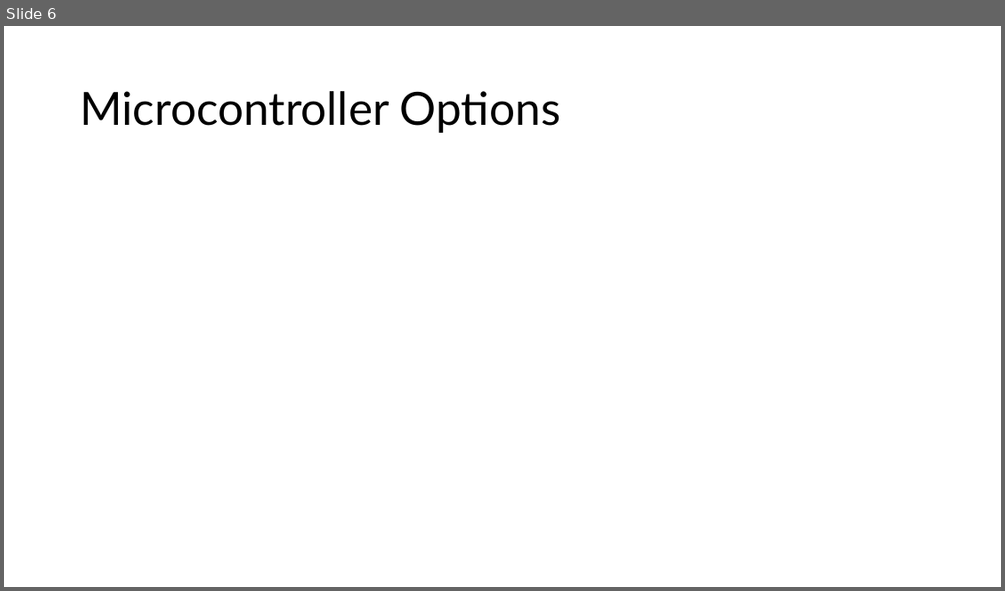
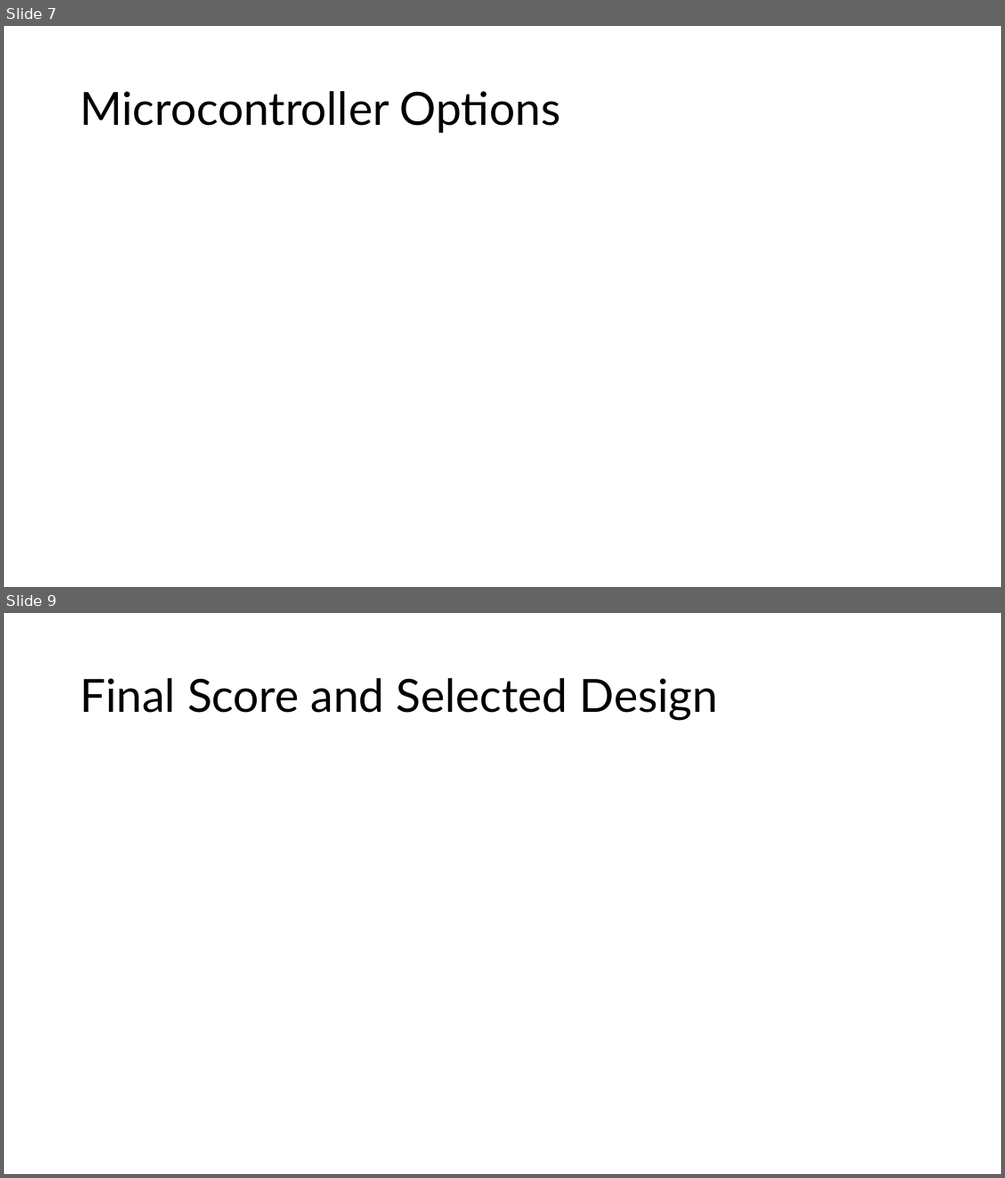
Before and after one commit to Tannyr-Singleterry/ECE590_SeniorDesign, a slide deck: Documents/CDR/CDR_Presentation.pptx. Shown one above the other, each under a label of ours: slide 6 before the commit, slides 7 and 9 after it; the slides between them are not shown. The pictures are 1005x591 and 1005x1178 pixels, drawn with LibreOffice and Linux fonts; fonts in the diff are those of the drawing. Boxes give left, top, right and bottom in pixels: in the first picture for what was removed or moved away, otherwise in the second. Text is boxed around its words. In the diff, an @@ line names an element or a change of style, - is before the commit and + after.

```diff
--- a/Documents/CDR/CDR_Presentation.pptx
+++ b/Documents/CDR/CDR_Presentation.pptx
@@ slide 9 added at (4,613,1001,1174), background #FFFFFF @@
@@ title added at (80,678,719,720), 44 pt, text #000000 @@
+Final Score and Selected Design
@@ what was slide 6 is now slide 7 @@
```
Also in this commit, not shown: 8 slides changed, 3 other slides added, 2 slides removed, 2 other files.
